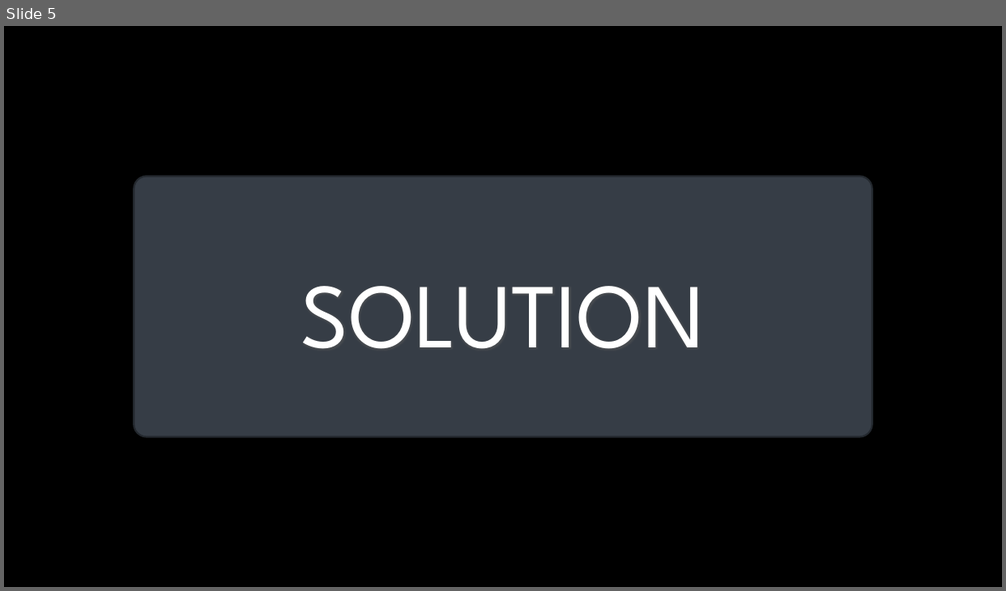
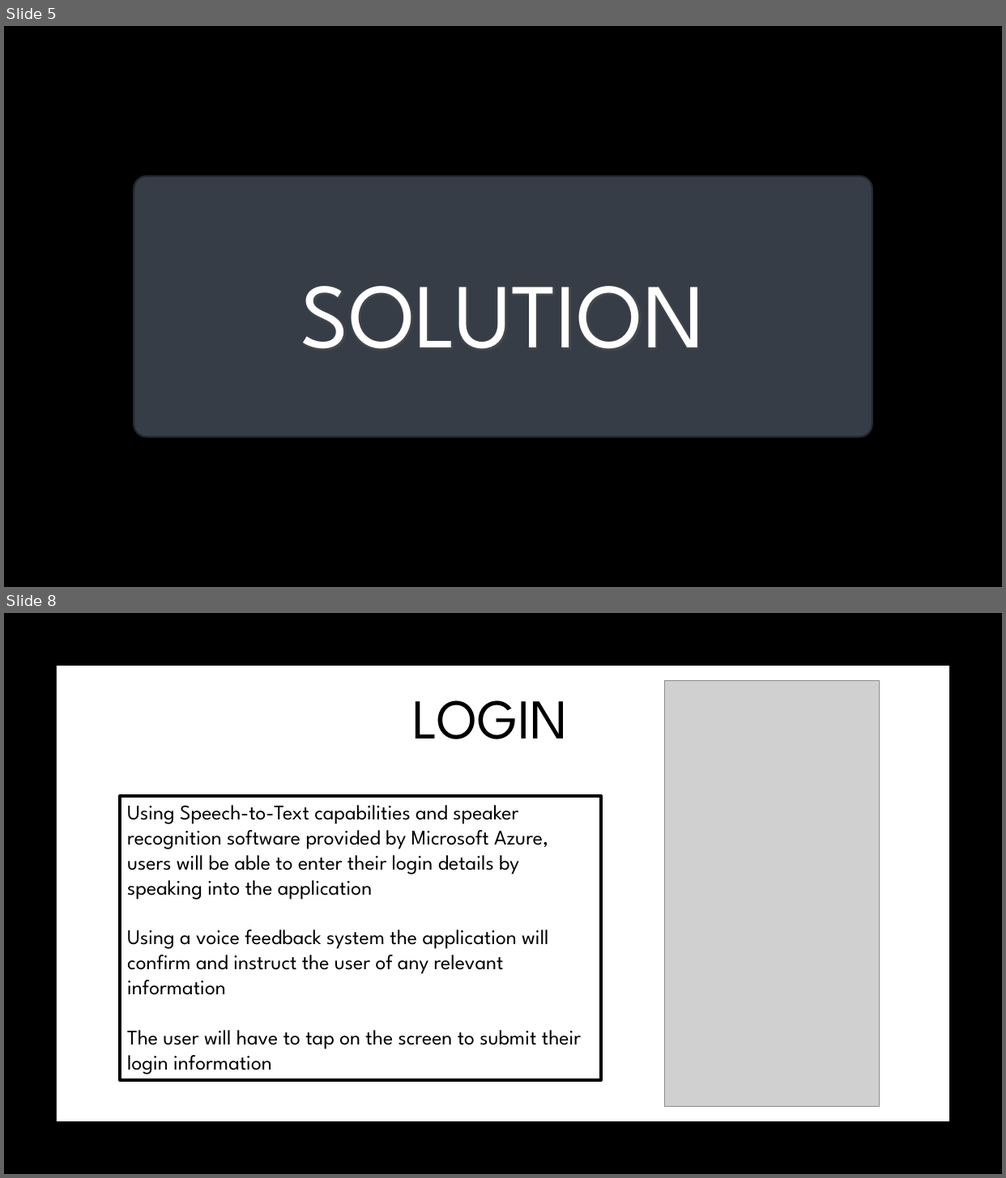
Before and after one commit to robobot97/GradHackTeam30, a slide deck: GradHack Project Presentation.pptx. Shown one above the other, each under a label of ours: slide 5 before the commit, slides 5 and 8 after it; the slides between them are not shown. The pictures are 1006x591 and 1006x1178 pixels, drawn with LibreOffice and Linux fonts; fonts in the diff are those of the drawing; grey boxes stand for pictures; background and template pictures are left out. Boxes give left, top, right and bottom in pixels: in the first picture for what was removed or moved away, otherwise in the second. Text is boxed around its words. In the diff, an @@ line names an element or a change of style, - is before the commit and + after.

```diff
--- a/GradHack Project Presentation.pptx
+++ b/GradHack Project Presentation.pptx
@@ slide 8 added at bbox=[4, 613, 1002, 1174], background picture (left out) @@
@@ rectangle added at bbox=[57, 666, 949, 1122], fill #FFFFFF @@
@@ picture added at bbox=[664, 680, 879, 1107] @@
@@ text added at bbox=[412, 700, 568, 739], 54 pt, text #000000 @@
+LOGIN
@@ rectangle added at bbox=[120, 796, 602, 1080], fill #FFFFFF, outline #000000 3 pt, 20 pt, text #000000 @@
+Using Speech-to-Text capabilities and speaker recognition software provided by Microsoft Azure, users will be able to enter their login details by speaking into the application
+Using a voice feedback system the application will confirm and instruct the user of any relevant information
+The user will have to tap on the screen to submit their login information
```
Also in this commit, not shown: 4 slides changed, 12 other slides added, 2 slides removed, 11 other files.
